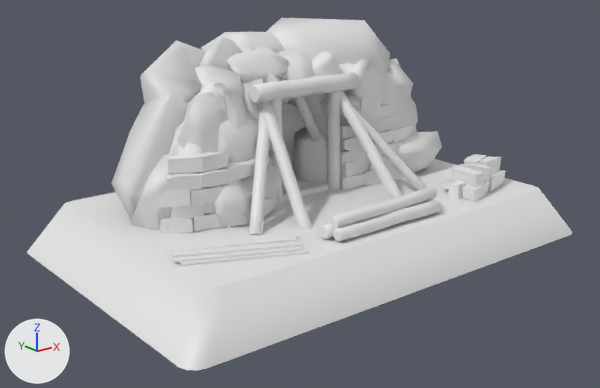
The FBX model Content/Buildings/Meshes/CA_MineEntrance_Stage2.fbx, before and after one commit.
Rendered twice from a camera (50 mm lens) standing at (-10.58, -13.02, 5.26) and looking at (-0.36, -0.24, 0.15). The lights are fixed; the arrows at lower left show +X, +Y and +Z. Where no turn or scale is listed for an object, it has been applied to the vertices.

Before the edit, the objects in view are built like this:
```python
me_cube_195 = bpy.data.meshes.new('Cube.195')
me_cube_195.from_pydata(...)  # 926 vertices, 697 faces; spans x -1.5..3.04, y -2.36..0.39, z -2.57..0.24
me_cube_195.materials.append(mat_ca_m_mineentrance)  # its picture is missing
me_cylinder_031 = bpy.data.meshes.new('Cylinder.031')
me_cylinder_031.from_pydata(...)  # 552 vertices, 422 faces; spans x -4.16..4.22, y -2.66..-0.98, z -0.02..0.61
me_cylinder_031.materials.append(mat_ca_m_mineentrance)  # its picture is missing
me_plane_002 = bpy.data.meshes.new('Plane.002')
me_plane_002.from_pydata(...)  # 32 vertices, 17 faces; spans x -4.98..4.98, y -2.79..3.79, z -1.0..0.0
me_plane_002.materials.append(mat_ca_m_mineentrance_ground)  # white #e7e7e7
ob_ca_mineentrance_stage2 = bpy.data.objects.new('CA_MineEntrance_Stage2', me_cube_195)
ob_ca_mineentrance_stage2.location = (-0.84, 0.29, 2.25)
ob_ca_mineentrance_stage2_ground = bpy.data.objects.new('CA_MineEntrance_Stage2_Ground', me_plane_002)
ob_ca_mineentrance_stage2_ground.location = (0.0, -0.59, 0.0)
ob_ca_mineentrance_stage2_rubble = bpy.data.objects.new('CA_MineEntrance_Stage2_Rubble', me_cylinder_031)
ob_ca_mineentrance_stage2_rubble.location = (0.0, 0.0, 0.0)
# also in view: 'CA_MineEntrance_Stage2_Wall' at (-0.27, -0.21, 0.96); 'CA_MineEntrance_Stage2_Cliff' at (0.13, 1.02, 1.37)
```
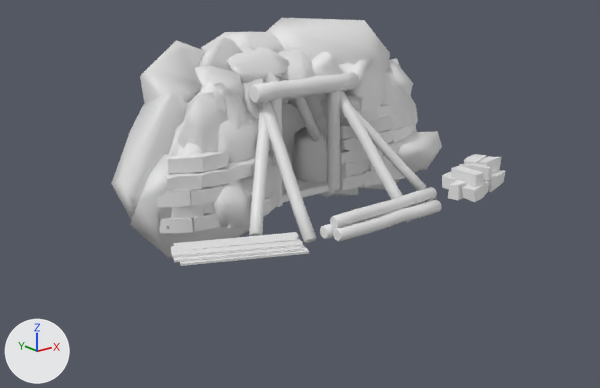
Where the change shows, as pixel boxes (x1, y1, x2, y2) in the pictures (600 x 388 px):
'CA_MineEntrance_Stage2_Ground', deleted
    before: (27, 159, 572, 371)

Diff of the bpy script that builds the scene:
```diff
--- a/Content/Buildings/Meshes/CA_MineEntrance_Stage2.fbx.py
+++ b/Content/Buildings/Meshes/CA_MineEntrance_Stage2.fbx.py
@@ ob_ca_mineentrance_stage2_ground @@
-ob_ca_mineentrance_stage2_ground = bpy.data.objects.new('CA_MineEntrance_Stage2_Ground', me_plane_002)
-ob_ca_mineentrance_stage2_ground.location = (0.0, -0.59, 0.0)
```
